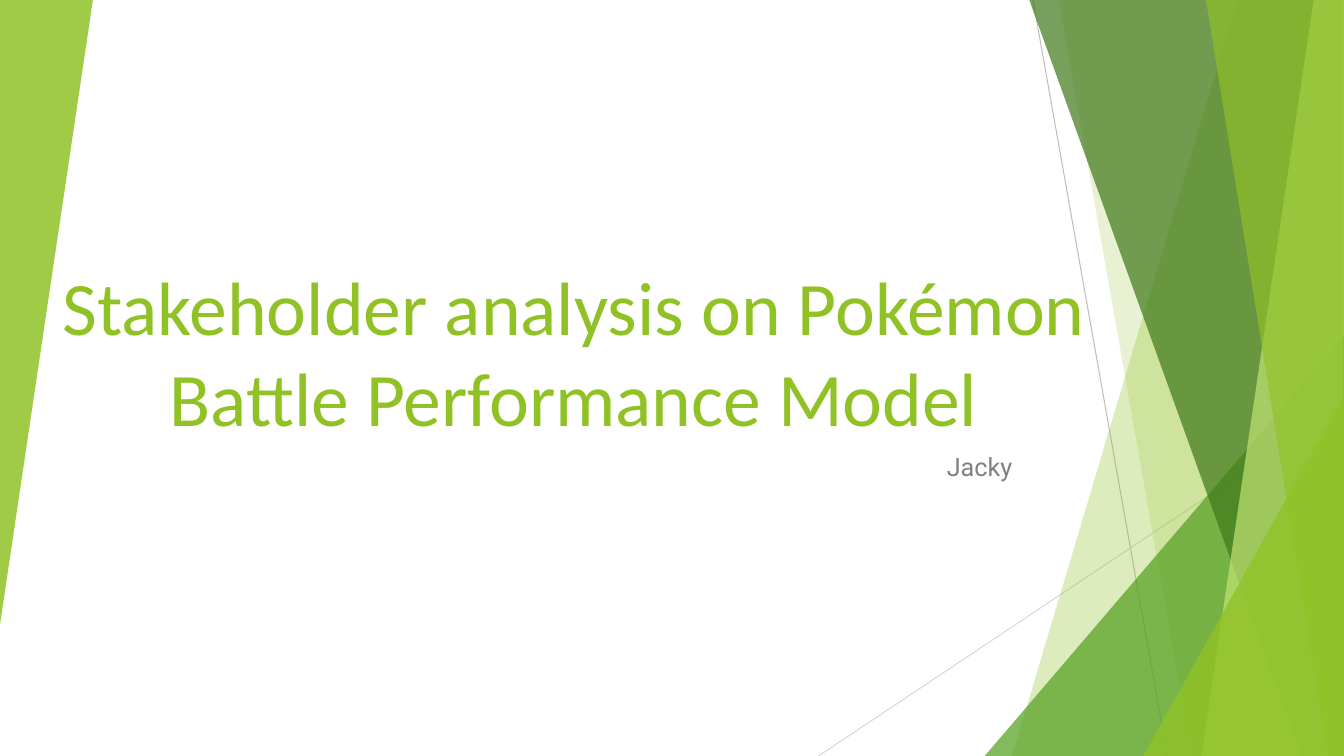
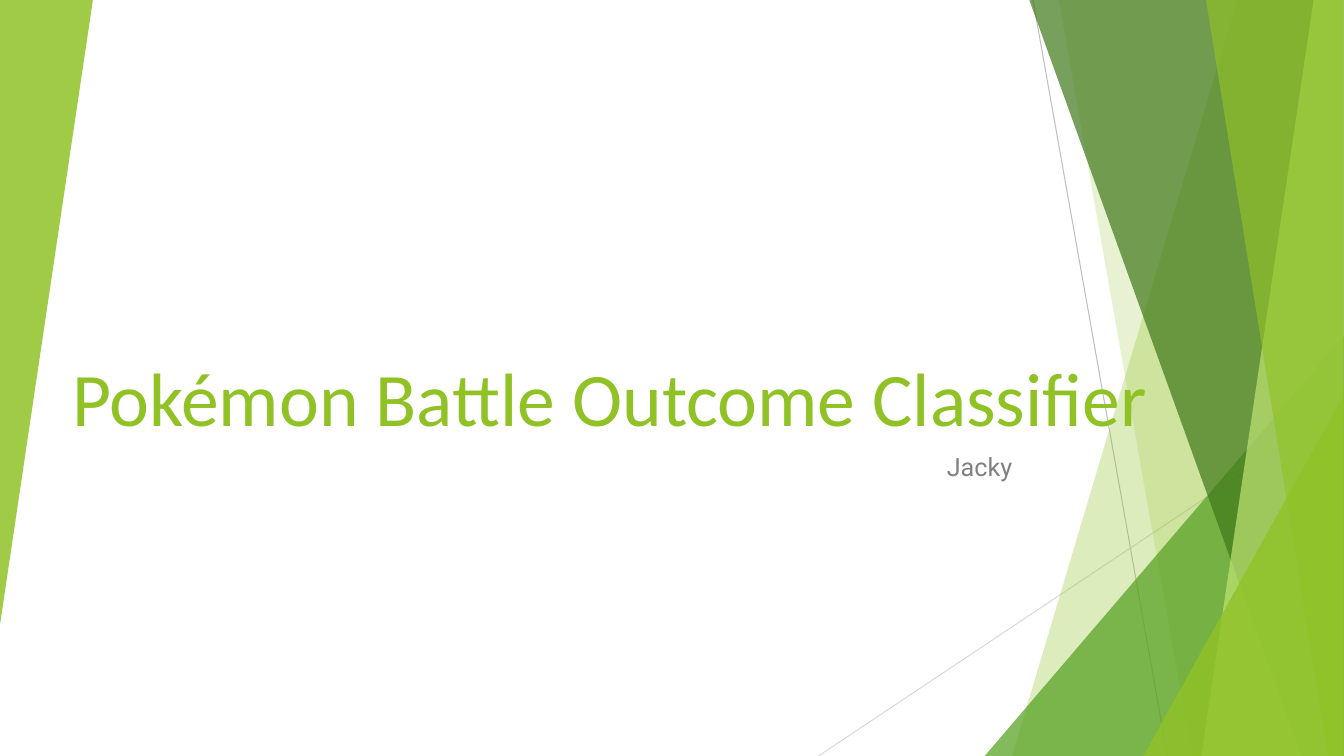
Before and after one commit to jackyman1997/pokemon, a slide deck: slide 1 of 3. classfier/classifier.pptx. Drawn at 1344x756 pixels with LibreOffice and Linux fonts; fonts in the diff are those of the drawing. Boxes give left, top, right and bottom in pixels: in the first picture for what was removed or moved away, otherwise in the second. Text is boxed around its words. In the diff, an @@ line names an element or a change of style, - is before the commit and + after.

```diff
--- a/3. classfier/classifier.pptx
+++ b/3. classfier/classifier.pptx
@@ title at (72, 363, 1147, 443): text changed @@
-Stakeholder analysis on Pokémon Battle Performance Model
+Pokémon Battle Outcome Classifier
```
Also in this commit, not shown: 2 other slides changed, 16 slides added.
